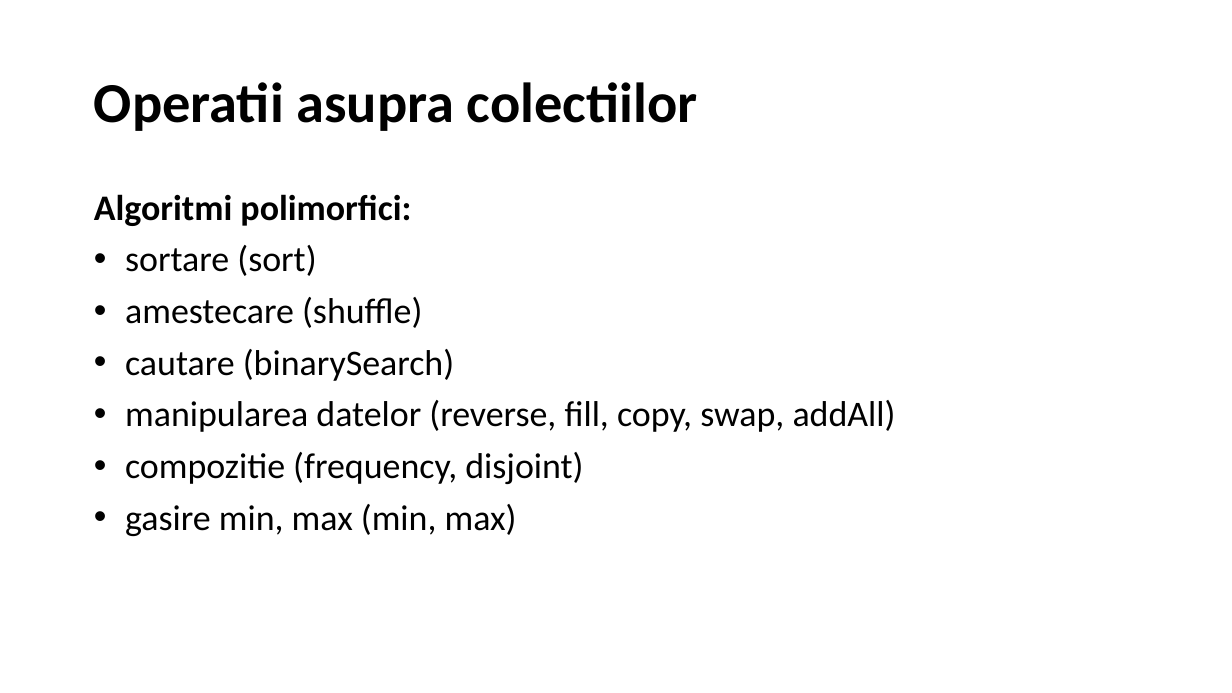
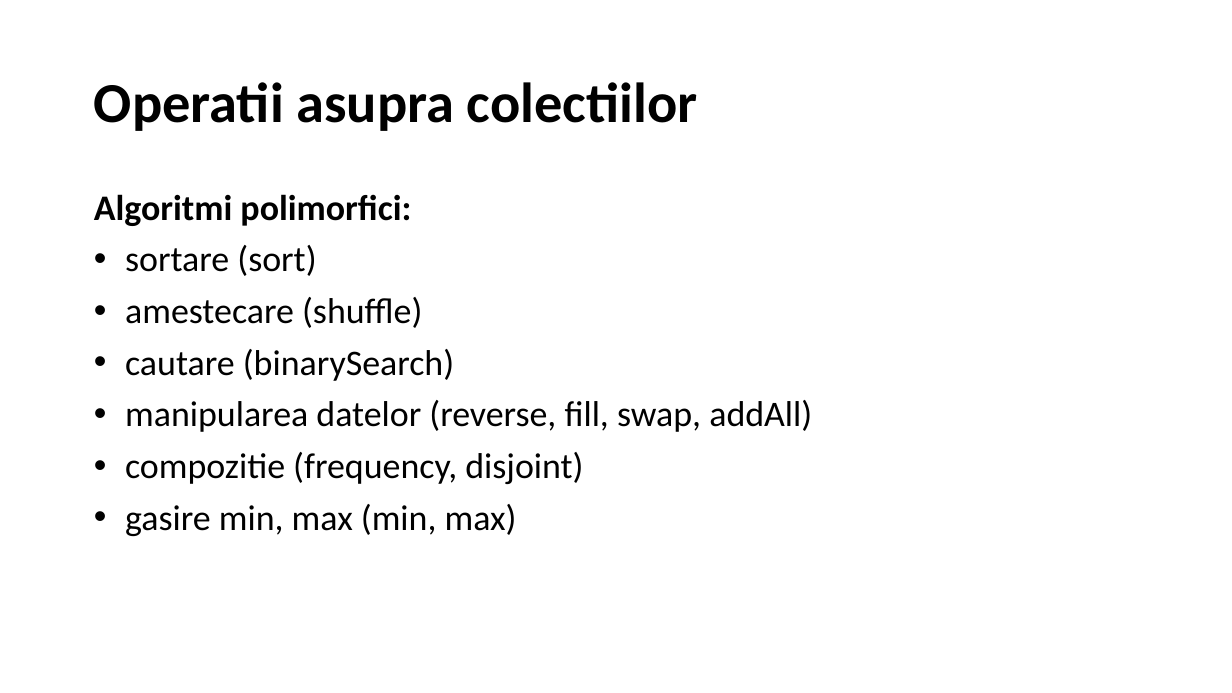
Before and after one commit to PatriciaPopa/javatraining-modulul-2, a slide deck: slide 23 of Curs3_Java_modul2.pptx. Drawn at 1232x693 pixels with LibreOffice and Linux fonts; fonts in the diff are those of the drawing. Boxes give left, top, right and bottom in pixels: in the first picture for what was removed or moved away, otherwise in the second. Text is boxed around its words. In the diff, an @@ line names an element or a change of style, - is before the commit and + after.

```diff
--- a/Curs3_Java_modul2.pptx
+++ b/Curs3_Java_modul2.pptx
@@ text at bbox=[125, 400, 812, 432]: text changed @@
-• manipularea datelor (reverse, fill, copy, swap, addAll)
+• manipularea datelor (reverse, fill, swap, addAll)
```
Also in this commit, not shown: 5 other slides changed.
